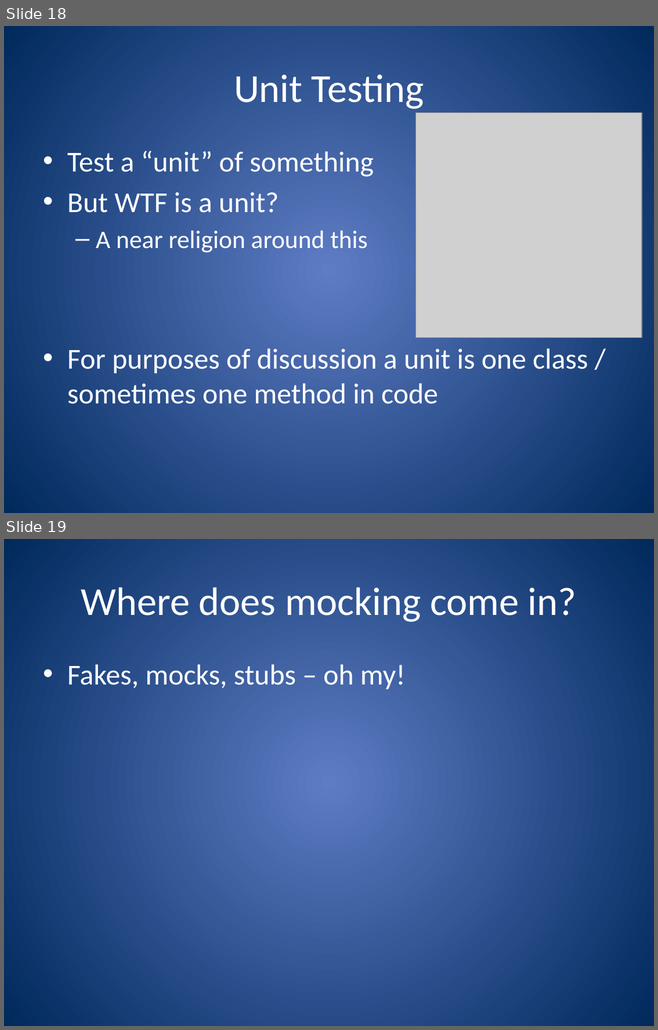
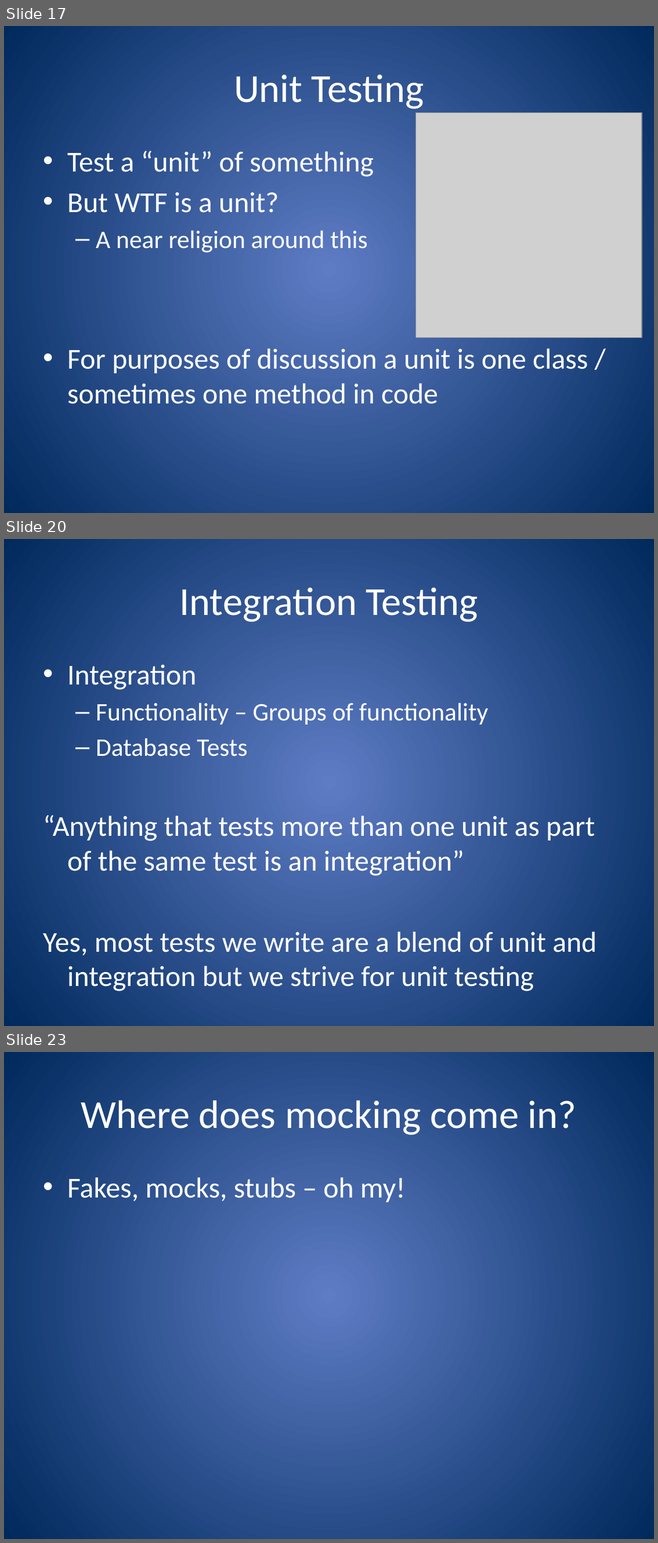
Before and after one commit to ferventcoder/presentations, a slide deck: dotNet/powershellbdd/AutomatedTestingForPowerShell.pptx. Shown one above the other, each under a label of ours: slides 18 and 19 before the commit, slides 17, 20 and 23 after it; the slides between them are not shown. The pictures are 658x1030 and 658x1543 pixels, drawn with LibreOffice and Linux fonts; fonts in the diff are those of the drawing; grey boxes stand for pictures. Boxes give left, top, right and bottom in pixels: in the first picture for what was removed or moved away, otherwise in the second. Text is boxed around its words. In the diff, an @@ line names an element or a change of style, - is before the commit and + after.

```diff
--- a/dotNet/powershellbdd/AutomatedTestingForPowerShell.pptx
+++ b/dotNet/powershellbdd/AutomatedTestingForPowerShell.pptx
@@ slide 20 added at <box>4,539,654,1026</box>, background gradient #5E7CC5 to #00295C @@
@@ title added at <box>179,587,478,622</box>, 44 pt, text #FFFFFF @@
+Integration Testing
@@ text added at <box>43,664,596,987</box>, 32 pt, text #FFFFFF @@
+• Integration
+  – Functionality – Groups of functionality
+  – Database Tests
+“Anything that tests more than one unit as part of the same test is an integration”
+Yes, most tests we write are a blend of unit and integration but we strive for unit testing
@@ what was slide 18 is now slide 17 @@
@@ what was slide 19 is now slide 23 @@
```
Also in this commit, not shown: 7 slides changed, 11 other slides added, 1 slide removed.
